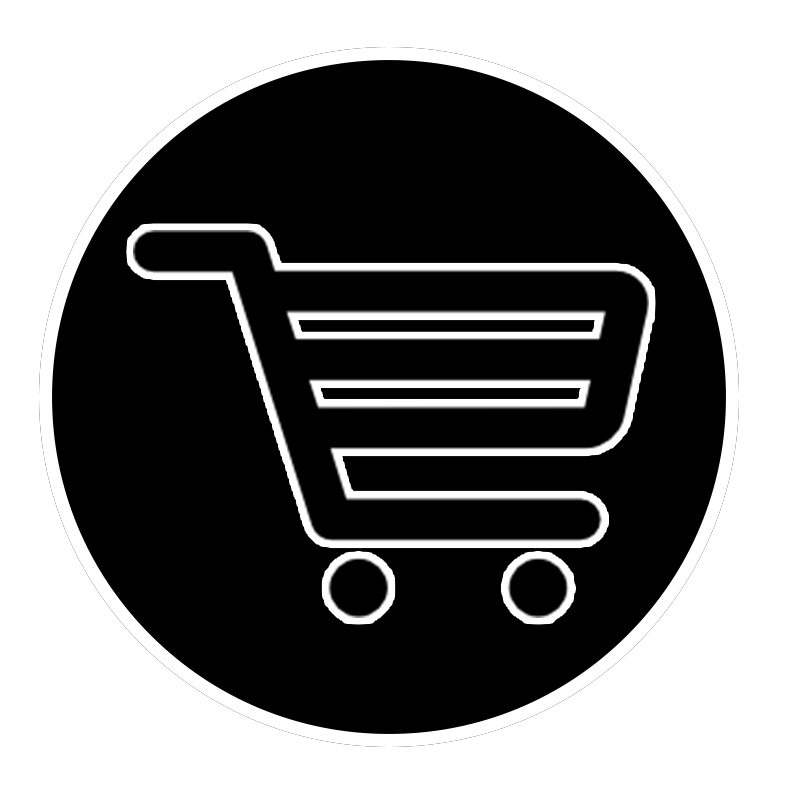
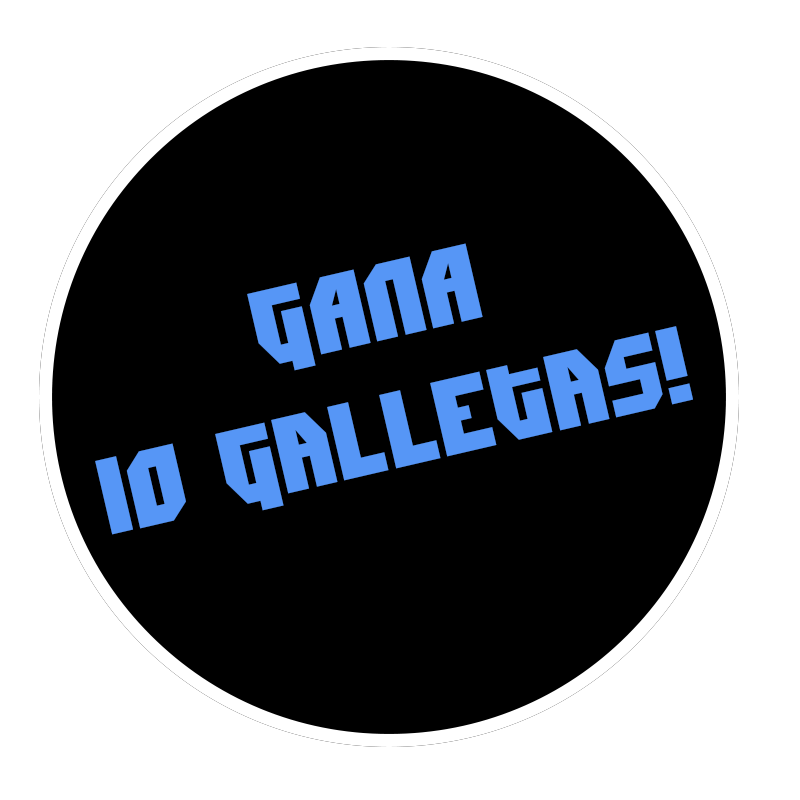
Layers edited between the first and the second 800px x 800px image:
moved "18399" into group "tienda" over [133, 230, 649, 618]
added layer "GANA 10 galletas!" above "Elipse 1 copia 3" over [95, 243, 693, 535]
